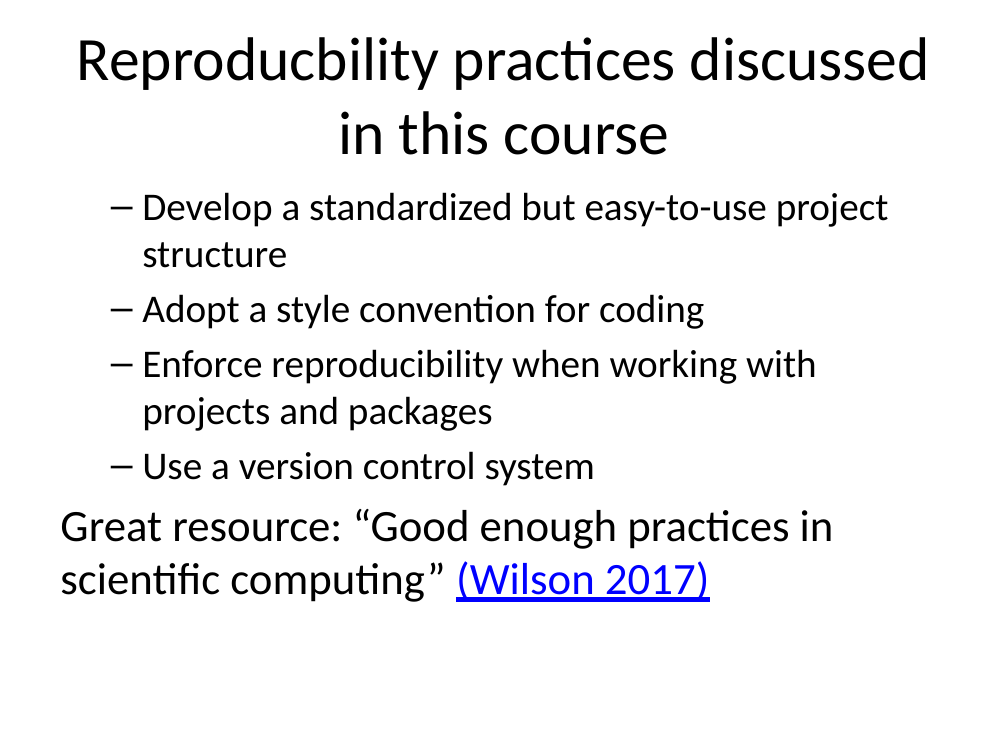
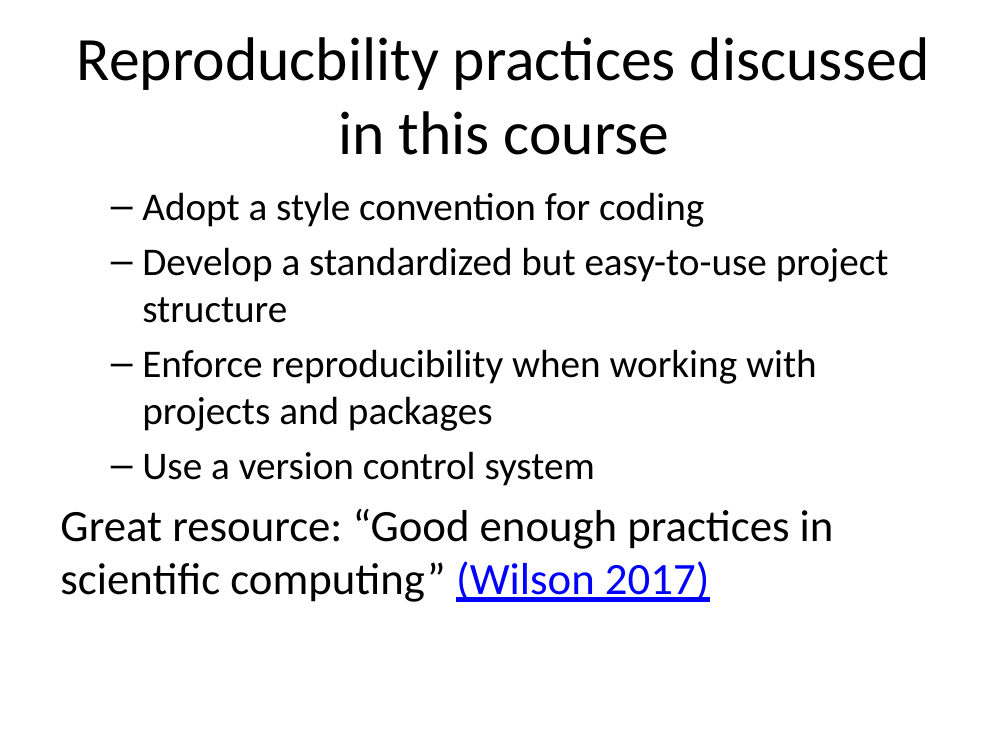
Before and after one commit to pcmathias/MSACL-intermediate-R-course, a slide deck: slide 4 of slides/01---Reproducible-Research.pptx. Drawn at 1008x756 pixels with LibreOffice and Linux fonts; fonts in the diff are those of the drawing. Boxes give left, top, right and bottom in pixels: in the first picture for what was removed or moved away, otherwise in the second. Text is boxed around its words. In the diff, an @@ line names an element or a change of style, - is before the commit and + after.

```diff
--- a/slides/01---Reproducible-Research.pptx
+++ b/slides/01---Reproducible-Research.pptx
@@ text at (142, 192, 704, 227): paragraph added @@
+  – Adopt a style convention for coding
@@ text at (142, 294, 704, 329): paragraph removed @@
-  – Adopt a style convention for coding
```
Also in this commit, not shown: 10 other slides changed, 6 slides added, 15 slides removed, 5 other files.
